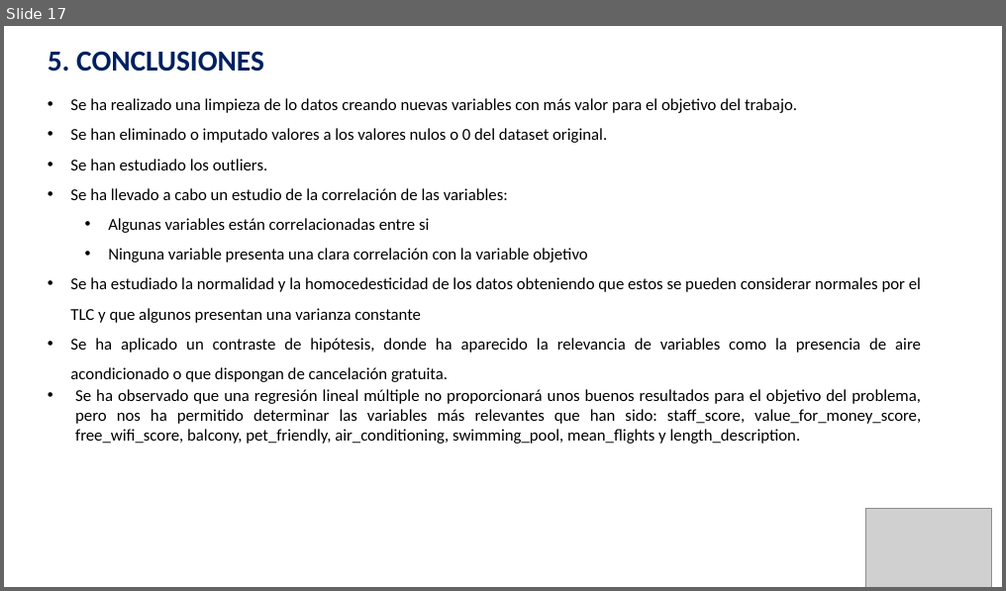
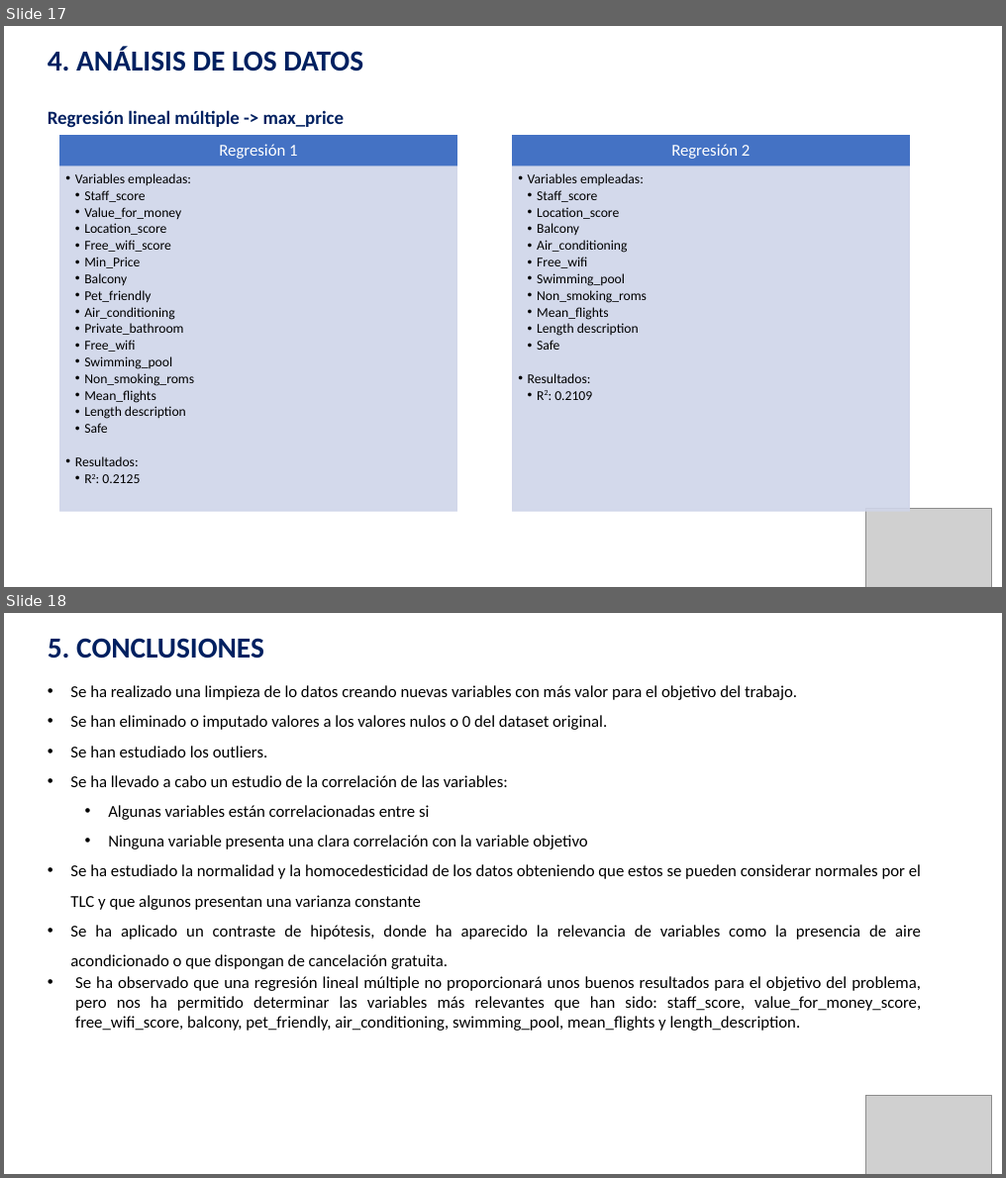
Before and after one commit to guiruha/DataCleaningUOC, a slide deck: Memoria_pres.pptx. Shown one above the other, each under a label of ours: slide 17 before the commit, slides 17 and 18 after it. The pictures are 1006x591 and 1006x1178 pixels, drawn with LibreOffice and Linux fonts; fonts in the diff are those of the drawing; grey boxes stand for pictures. Boxes give left, top, right and bottom in pixels: in the first picture for what was removed or moved away, otherwise in the second. Text is boxed around its words. In the diff, an @@ line names an element or a change of style, - is before the commit and + after.

```diff
--- a/Memoria_pres.pptx
+++ b/Memoria_pres.pptx
@@ slide 17 added at [4,26,1002,587], background #FFFFFF @@
@@ text added at [48,46,363,72], 28 pt, text #002060, bold @@
+4. ANÁLISIS DE LOS DATOS
@@ text added at [48,110,344,128], 18 pt, text #002060, bold @@
+Regresión lineal múltiple -> max_price
@@ group added at [60,136,909,512]: 4 rectangles, 4 texts @@
+Regresión 1
+  • Variables empleadas:
+    • Staff_score
+    • Value_for_money
+    • Location_score
+    • Free_wifi_score
+    • Min_Price
+    • Balcony
+    • Pet_friendly
+    • Air_conditioning
+    • Private_bathroom
+    • Free_wifi
+    • Swimming_pool
+    • Non_smoking_roms
+    • Mean_flights
+    • Length description
+    • Safe
+  • Resultados:
+    • R2: 0.2125
+Regresión 2
+  • Variables empleadas:
+    • Staff_score
+    • Location_score
+    • Balcony
+    • Air_conditioning
+    • Free_wifi
+    • Swimming_pool
+    • Non_smoking_roms
+    • Mean_flights
+    • Length description
+    • Safe
+  • Resultados:
+    • R2: 0.2109
@@ picture added at [865,508,991,587] @@
@@ what was slide 17 is now slide 18 @@
```
Also in this commit, not shown: 2 slides changed, 1 other file.
